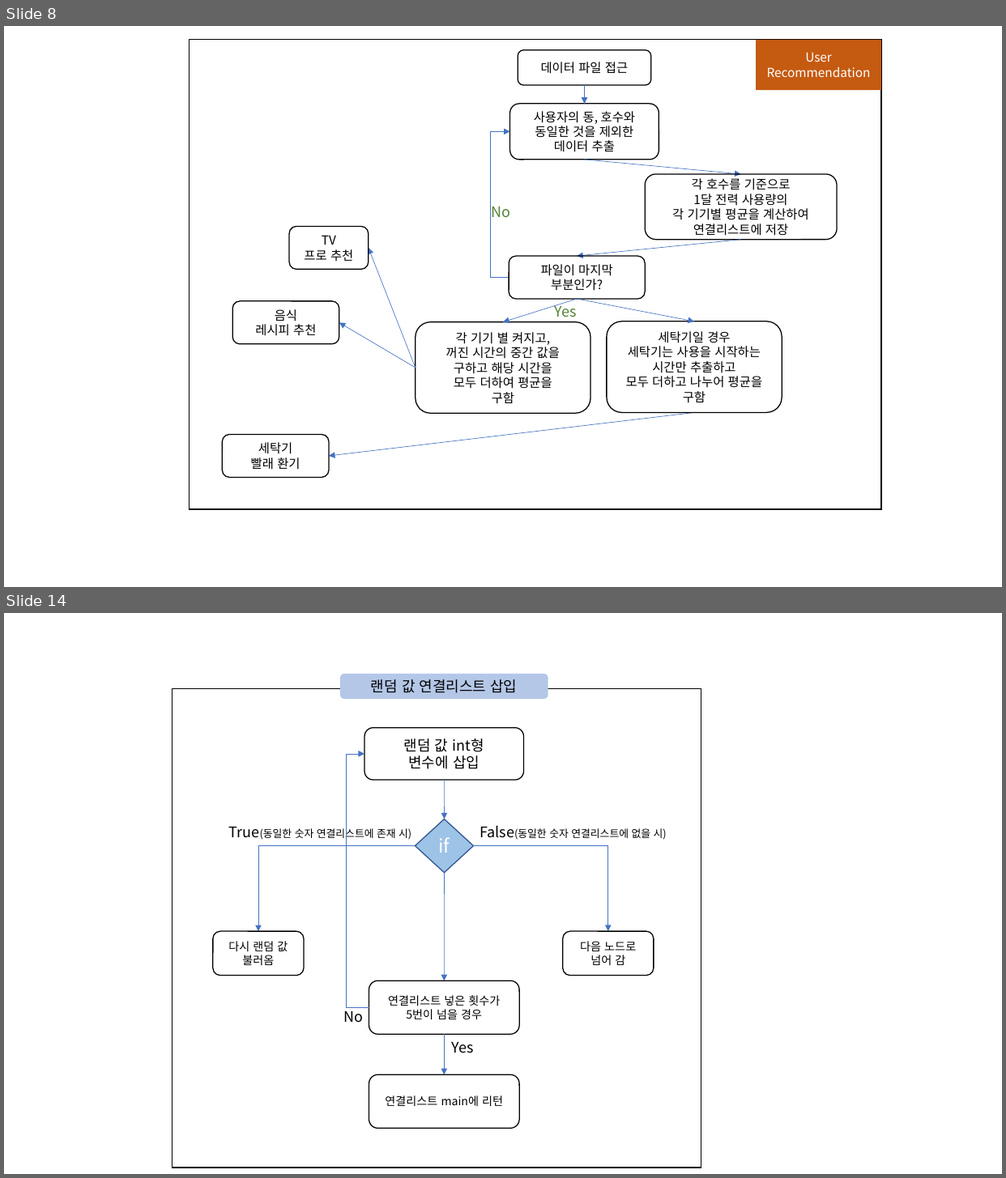
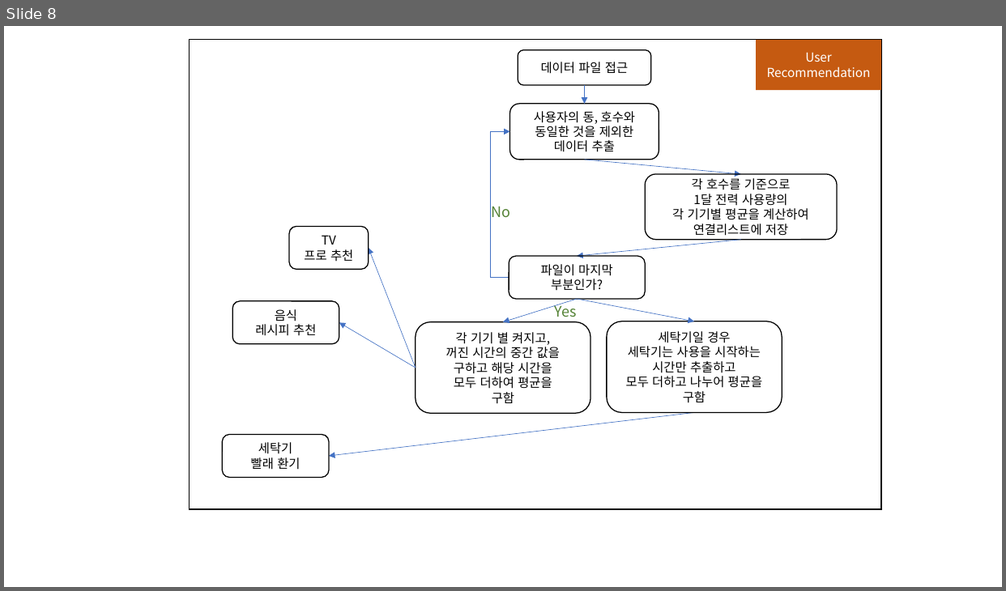
Before and after one commit to skywings-kor/SMU-CODE, a slide deck: 2022년-1학기/2022년-1C(PBL)자료/자율프로젝트(스마트홈-Data Analyze)/IOT_DataAnalyze_상세개발사항.pptx. Shown one above the other, each under a label of ours: slides 8 and 14 before the commit, slide 8 after it; the slides between them are not shown. The pictures are 1006x1178 and 1006x591 pixels, drawn with LibreOffice and Linux fonts; fonts in the diff are those of the drawing. Boxes give left, top, right and bottom in pixels: in the first picture for what was removed or moved away, otherwise in the second. Text is boxed around its words. In the diff, an @@ line names an element or a change of style, - is before the commit and + after.

```diff
--- a/2022년-1학기/2022년-1C(PBL)자료/자율프로젝트(스마트홈-Data Analyze)/IOT_DataAnalyze_상세개발사항.pptx
+++ b/2022년-1학기/2022년-1C(PBL)자료/자율프로젝트(스마트홈-Data Analyze)/IOT_DataAnalyze_상세개발사항.pptx
@@ slide 14 removed at box(4, 613, 1002, 1174), background #FFFFFF @@
@@ rounded rectangle removed at box(340, 674, 548, 699) @@
-랜덤 값 연결리스트 삽입
@@ rectangle removed at box(172, 688, 701, 1168) @@
@@ rounded rectangle removed at box(364, 727, 524, 780) @@
-랜덤 값 int형
-변수에 삽입
@@ elbow arrow removed from (369, 1007) to (364, 754) @@
@@ arrow removed from (444, 780) to (444, 819) @@
@@ text removed at box(229, 826, 411, 841) @@
-True(동일한 숫자 연결리스트에 존재 시)
@@ diamond removed at box(415, 819, 473, 873) @@
-if
@@ text removed at box(479, 825, 667, 840) @@
-False(동일한 숫자 연결리스트에 없을 시)
@@ elbow arrow removed from (415, 845) to (258, 931) @@
@@ elbow arrow removed from (473, 845) to (608, 931) @@
@@ arrow removed from (444, 873) to (444, 982) @@
@@ rounded rectangle removed at box(213, 931, 304, 975) @@
-다시 랜덤 값
-불러옴
@@ rounded rectangle removed at box(563, 931, 654, 975) @@
-다음 노드로
-넘어 감
@@ rounded rectangle removed at box(369, 982, 520, 1035) @@
-연결리스트 넣은 횟수가
-5번이 넘을 경우
@@ text removed at box(343, 1007, 363, 1023) @@
-No
@@ arrow removed from (444, 1034) to (444, 1075) @@
@@ text removed at box(451, 1041, 473, 1054) @@
-Yes
@@ rounded rectangle removed at box(369, 1075, 520, 1129) @@
-연결리스트 main에 리턴
```
Also in this commit, not shown: 1 slide added, 7 other slides removed, 7 other files.
